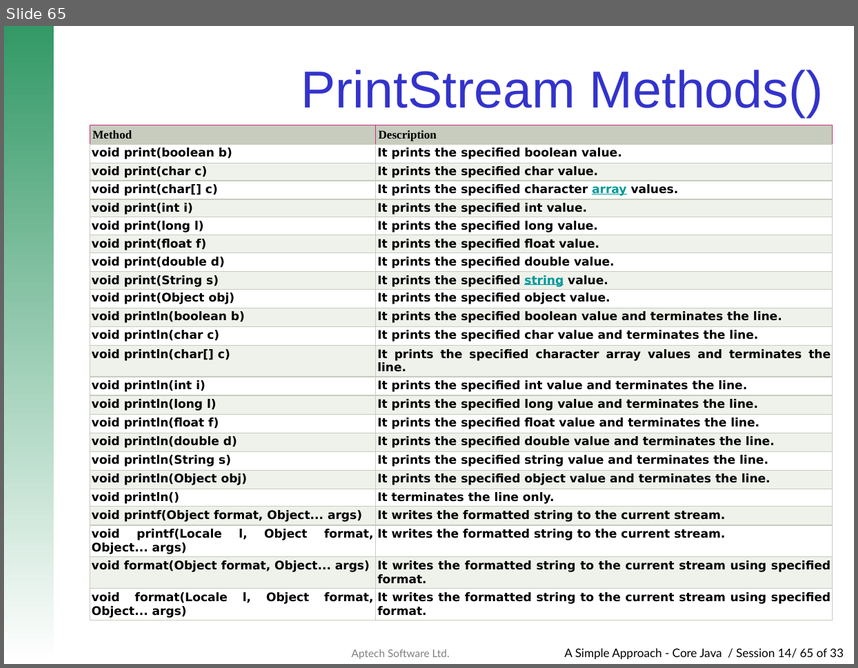
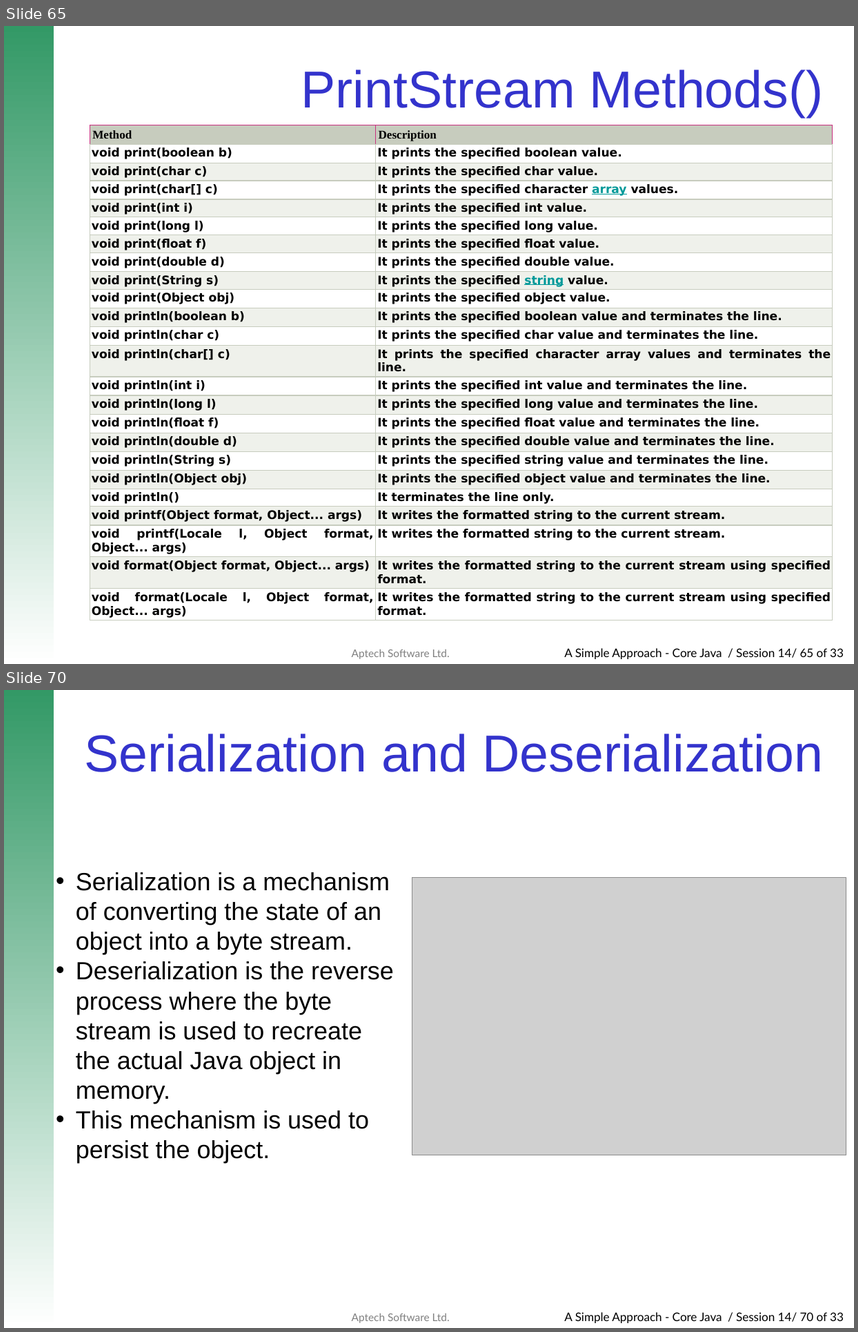
Before and after one commit to Neeti29/Java-Programs, a slide deck: IOPackage.pptx. Shown one above the other, each under a label of ours: slide 65 before the commit, slides 65 and 70 after it; the slides between them are not shown. The pictures are 858x668 and 858x1332 pixels, drawn with LibreOffice and Linux fonts; fonts in the diff are those of the drawing; grey boxes stand for pictures; background and template pictures are left out. Boxes give left, top, right and bottom in pixels: in the first picture for what was removed or moved away, otherwise in the second. Text is boxed around its words. In the diff, an @@ line names an element or a change of style, - is before the commit and + after.

```diff
--- a/IOPackage.pptx
+++ b/IOPackage.pptx
@@ slide 70 added at (4,690,854,1328), background #FFFFFF; not listed: 3 template elements that a slide beside it also shows @@
@@ title added at (84,733,823,772), 44 pt, text #3333CC @@
+Serialization and Deserialization
@@ text added at (76,872,394,1163), 21 pt, text #000000 @@
+• Serialization is a mechanism of converting the state of an object into a byte stream.
+• Deserialization is the reverse process where the byte stream is used to recreate the actual Java object in memory.
+• This mechanism is used to persist the object.
@@ picture added at (412,878,846,1155) @@
```
Also in this commit, not shown: 17 other slides added, 1 other file.
